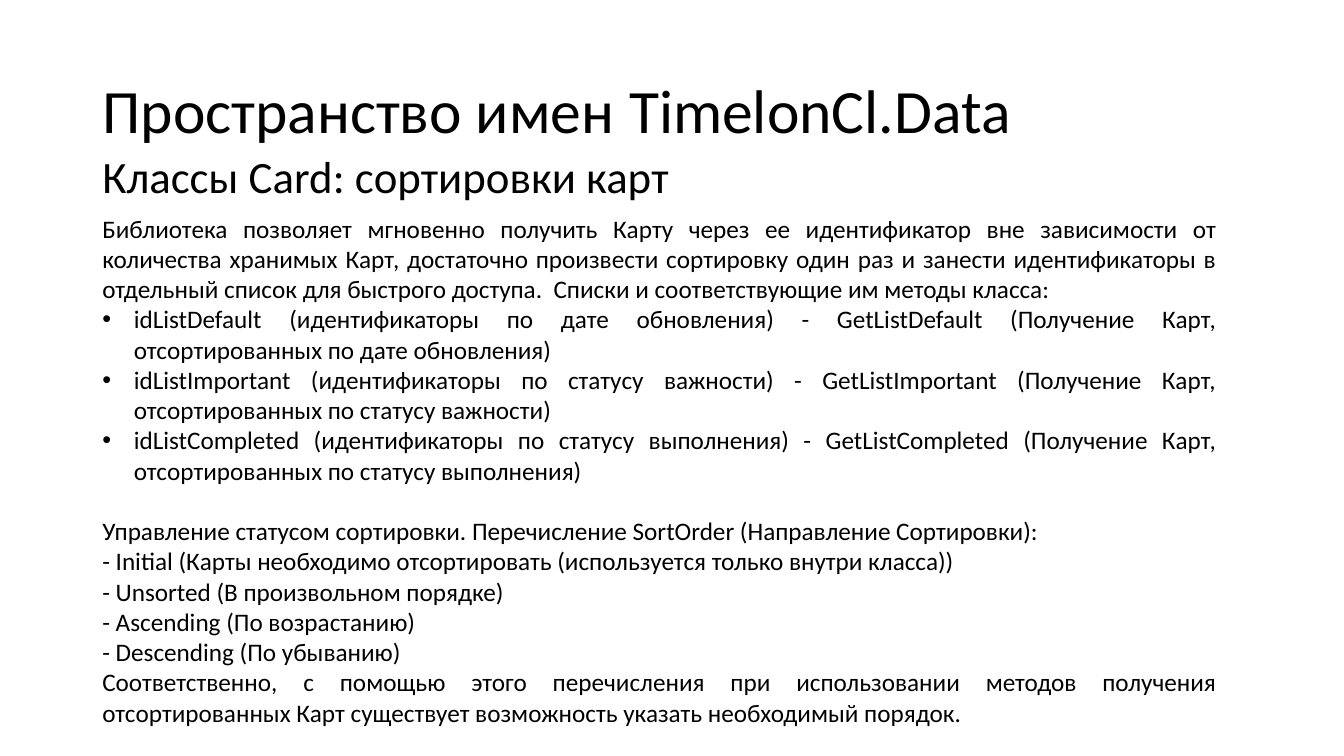
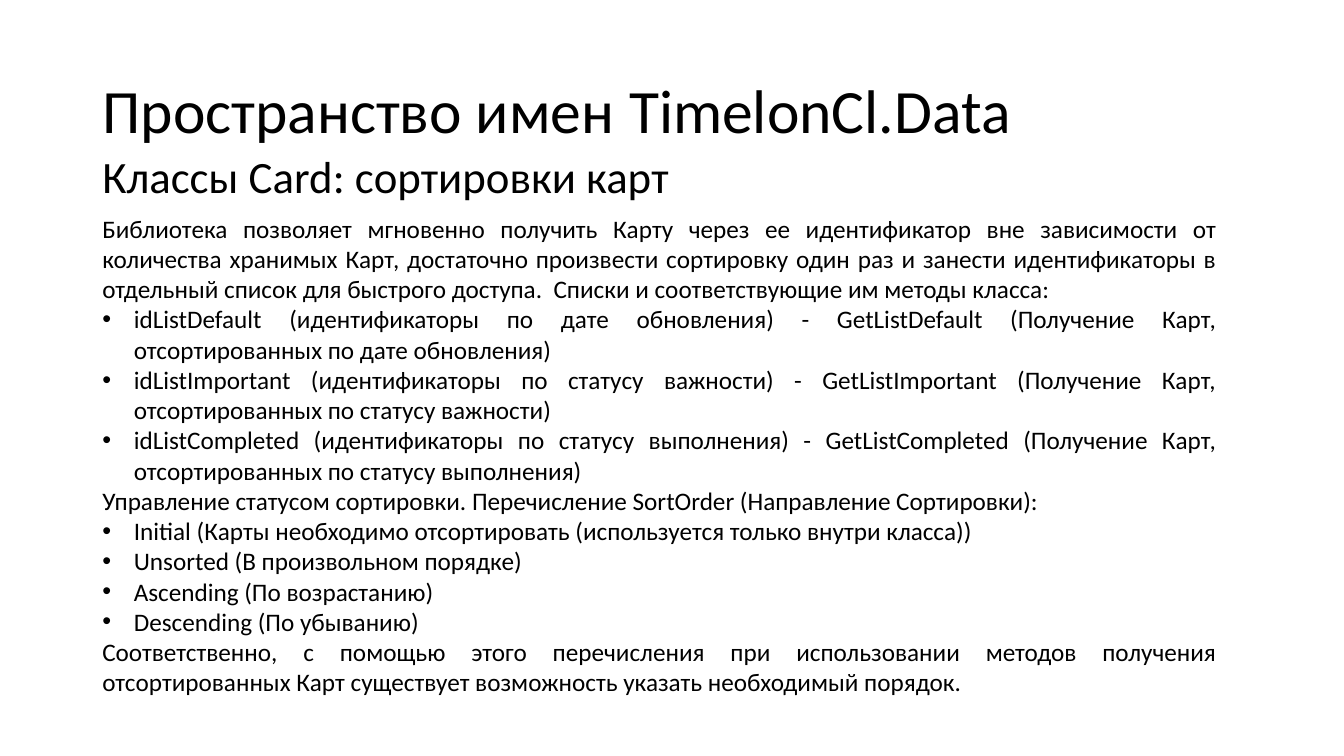
Before and after one commit to N0tilT/Timelon, a slide deck: slide 20 of docs/Timelon.pptx. Drawn at 1344x756 pixels with LibreOffice and Linux fonts; fonts in the diff are those of the drawing. Boxes give left, top, right and bottom in pixels: in the first picture for what was removed or moved away, otherwise in the second. Text is boxed around its words. In the diff, an @@ line names an element or a change of style, - is before the commit and + after.

```diff
--- a/docs/Timelon.pptx
+++ b/docs/Timelon.pptx
@@ text at [134,521,971,636]: text changed @@
-- Initial (Карты необходимо отсортировать (используется только внутри класса))
-- Unsorted (В произвольном порядке)
-- Ascending (По возрастанию)
-- Descending (По убыванию)
+• Initial (Карты необходимо отсортировать (используется только внутри класса))
+• Unsorted (В произвольном порядке)
+• Ascending (По возрастанию)
+• Descending (По убыванию)
```
Also in this commit, not shown: 2 other slides changed.
